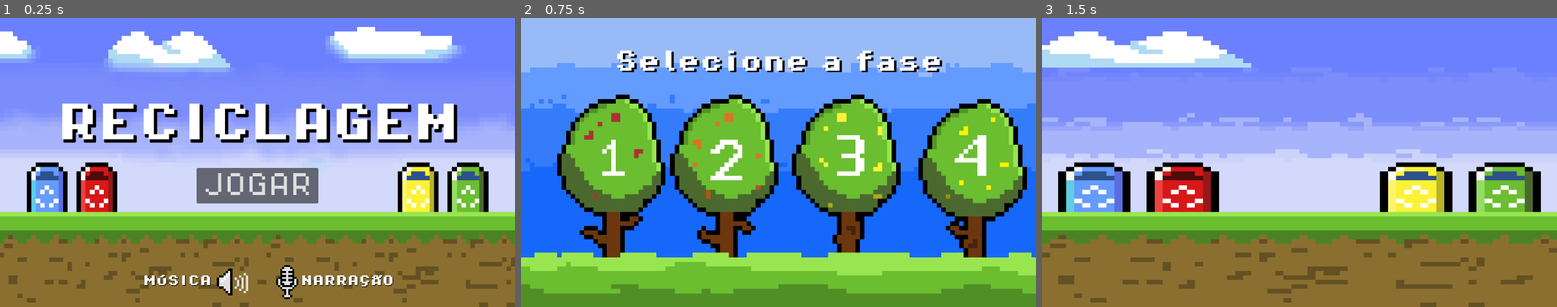
Above: before the commit, frames 1-3 (left to right).
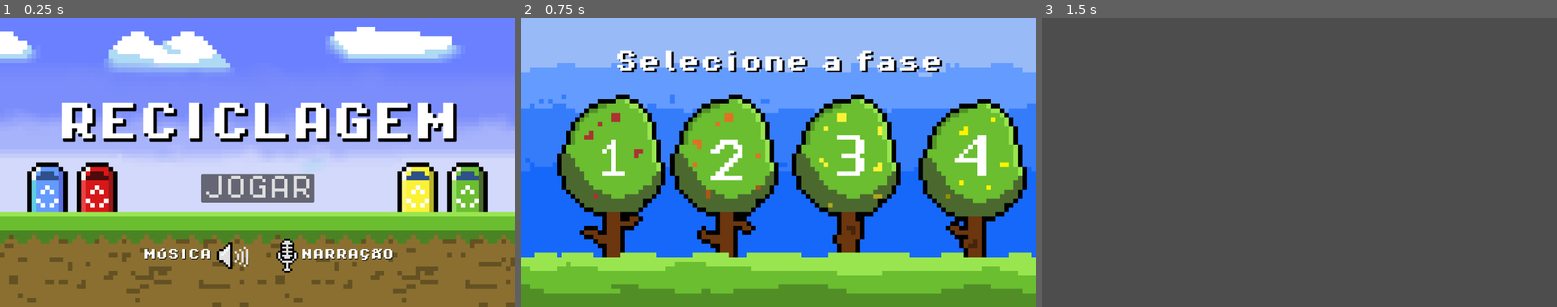
Above: after the commit, the same moments.

Repository: RyuWk/Engenharia-de-Software---JOGO
Game: Godot game, scene res://scenes/menu.tscn
Same seed, same stepped clock (60 frames per second), same inputs: the game is played once before the commit and once after it.
Inputs (mouse positions are in pixels of both pictures, inside the frame that each line leads up to):
- Up to frame 1 (0.25 s): no input
- Up to frame 2 (0.75 s): click "JOGAR" at 0.5 s
- Up to frame 3 (1.5 s): click (1134, 159) at 1.27 s

The runs differ from the first frame. In frame 1, 7.1% of the frame differs, in the area x 0-100%, y 3-100%; in frame 2, nothing differs; in frame 3, 100%, in the area x 0-100%, y 0-100%.

Commit message:
atualizacao do cenario, icones de musica e narracao e correcao de ancoragens

Diff:
--- a/scenes/fase1.tscn
+++ b/scenes/fase1.tscn
@@ -1,11 +1,3 @@
-[gd_scene load_steps=2 format=3 uid="uid://bku3uggp7o2r6"]
-
-[ext_resource type="Texture2D" uid="uid://j0qjvw10v0nt" path="res://assets/backgrounds/menu2.png" id="1_elbe8"]
+[gd_scene format=3 uid="uid://bku3uggp7o2r6"]
 
 [node name="fase1" type="Node2D"]
-
-[node name="TextureRect" type="TextureRect" parent="."]
-texture_filter = 1
-offset_right = 1152.0
-offset_bottom = 648.0
-texture = ExtResource("1_elbe8")
--- a/scenes/menu.tscn
+++ b/scenes/menu.tscn
@@ -9,9 +9,11 @@
 
 [node name="menu" type="Control"]
 layout_mode = 3
-anchors_preset = 0
-offset_right = 40.0
-offset_bottom = 40.0
+anchors_preset = 15
+anchor_right = 1.0
+anchor_bottom = 1.0
+grow_horizontal = 2
+grow_vertical = 2
 script = ExtResource("1_mhnvy")
 
 [node name="background" type="TextureRect" parent="."]
@@ -20,24 +22,23 @@
 anchors_preset = 15
 anchor_right = 1.0
 anchor_bottom = 1.0
-offset_right = 1112.0
-offset_bottom = 608.0
 grow_horizontal = 2
 grow_vertical = 2
 texture = ExtResource("1_con2f")
-expand_mode = 3
+expand_mode = 1
 
 [node name="titulo" type="Label" parent="."]
 texture_filter = 1
 layout_mode = 1
-anchors_preset = -1
-anchor_left = 14.4
-anchor_top = 4.8
-anchor_right = 14.4
-anchor_bottom = 4.8
-offset_left = -448.0
-offset_right = 451.0
-offset_bottom = 92.0
+anchors_preset = 8
+anchor_left = 0.5
+anchor_top = 0.5
+anchor_right = 0.5
+anchor_bottom = 0.5
+offset_left = -449.5
+offset_top = -134.0
+offset_right = 449.5
+offset_bottom = -42.0
 grow_horizontal = 2
 grow_vertical = 2
 theme_override_colors/font_shadow_color = Color(0, 0, 0, 1)
@@ -53,37 +54,50 @@
 
 [node name="jogar" type="Button" parent="."]
 layout_mode = 1
-anchors_preset = -1
-anchor_left = 11.0
-anchor_top = 8.4
-anchor_right = 17.8
-anchor_bottom = 10.4
+anchors_preset = 8
+anchor_left = 0.5
+anchor_top = 0.5
+anchor_right = 0.5
+anchor_bottom = 0.5
+offset_left = -126.5
+offset_top = 26.0
+offset_right = 126.5
+offset_bottom = 90.0
 grow_horizontal = 2
 grow_vertical = 2
 theme_override_fonts/font = ExtResource("3_4ytvr")
 theme_override_font_sizes/font_size = 56
 text = "JOGAR"
 icon_alignment = 1
+
+[node name="config" type="Node" parent="."]
+
+[node name="narracao2" type="Label" parent="config"]
+anchors_preset = -1
+anchor_left = 0.584201
+anchor_top = 0.79784
+anchor_right = 0.764757
+anchor_bottom = 0.839506
+theme_override_colors/font_shadow_color = Color(0, 0, 0, 1)
+theme_override_fonts/font = ExtResource("2_mhnvy")
+theme_override_font_sizes/font_size = 26
+text = "NARRAÇÃO"
 metadata/_edit_use_anchors_ = true
 
-[node name="musica" type="Sprite2D" parent="."]
+[node name="narracao" type="Sprite2D" parent="config"]
 texture_filter = 1
-position = Vector2(520, 592)
-scale = Vector2(5.0625, 5.0625)
-texture = ExtResource("5_g3eks")
-
-[node name="narracao" type="Sprite2D" parent="."]
-texture_filter = 1
-position = Vector2(640, 592)
+position = Vector2(640, 533)
 scale = Vector2(4.5, 4.5)
 texture = ExtResource("6_v86rl")
 
-[node name="musica2" type="Label" parent="."]
-layout_mode = 0
-offset_left = 320.0
-offset_top = 576.0
-offset_right = 473.0
-offset_bottom = 603.0
+[node name="musica2" type="Label" parent="config"]
+anchors_preset = -1
+anchor_left = 0.277778
+anchor_top = 0.79784
+anchor_right = 0.41059
+anchor_bottom = 0.839506
+grow_horizontal = 2
+grow_vertical = 0
 theme_override_colors/font_shadow_color = Color(0, 0, 0, 1)
 theme_override_fonts/font = ExtResource("2_mhnvy")
 theme_override_font_sizes/font_size = 26
@@ -91,15 +105,10 @@
 horizontal_alignment = 1
 vertical_alignment = 1
 
-[node name="narracao2" type="Label" parent="."]
-layout_mode = 0
-offset_left = 673.0
-offset_top = 576.0
-offset_right = 881.0
-offset_bottom = 603.0
-theme_override_colors/font_shadow_color = Color(0, 0, 0, 1)
-theme_override_fonts/font = ExtResource("2_mhnvy")
-theme_override_font_sizes/font_size = 26
-text = "NARRAÇÃO"
+[node name="musica" type="Sprite2D" parent="config"]
+texture_filter = 1
+position = Vector2(520, 533)
+scale = Vector2(5.0625, 5.0625)
+texture = ExtResource("5_g3eks")
 
 [connection signal="pressed" from="jogar" to="." method="_on_button_pressed"]
Not shown, removed: README.md
